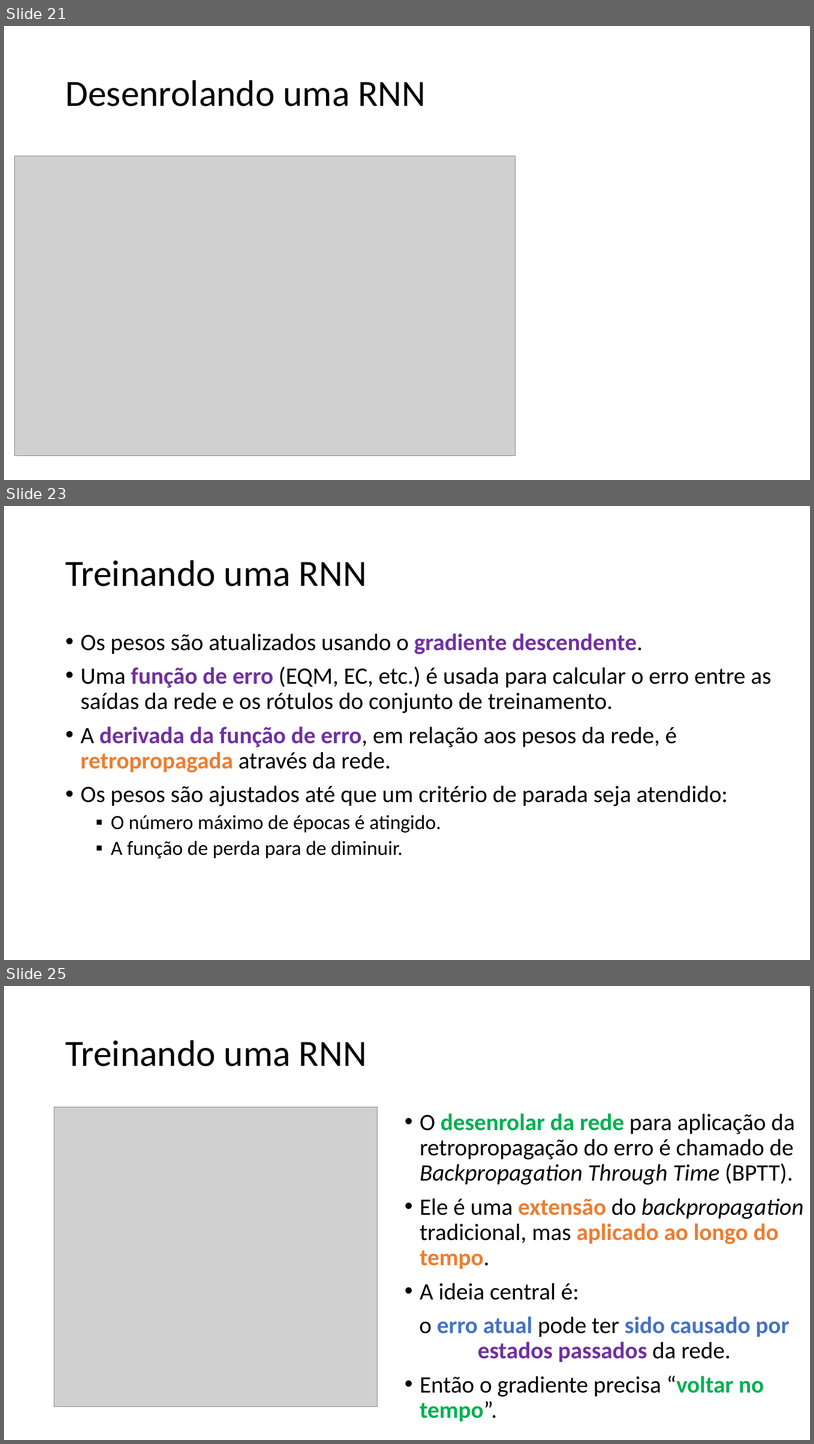
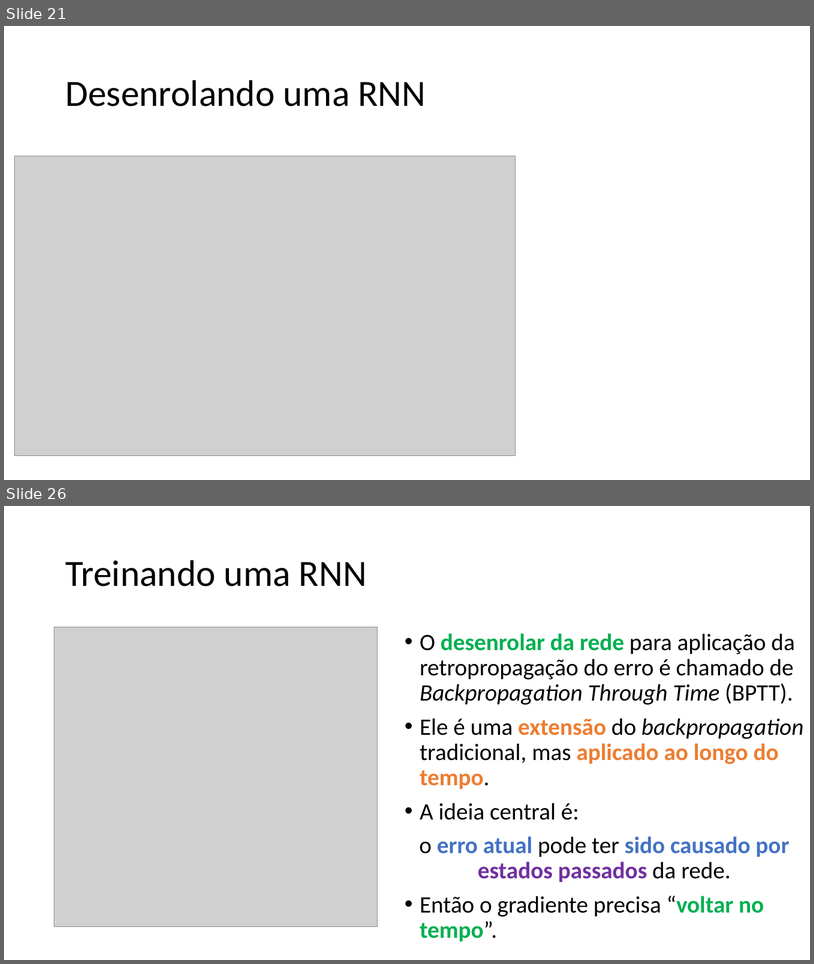
Before and after one commit to zz4fap/c24_inteligencia_artificial, a slide deck: slides/C24_RNN.pptx. Shown one above the other, each under a label of ours: slides 21, 23 and 25 before the commit, slides 21 and 26 after it; the slides between them are not shown. The pictures are 814x1444 and 814x964 pixels, drawn with LibreOffice and Linux fonts; fonts in the diff are those of the drawing; grey boxes stand for pictures. Boxes give left, top, right and bottom in pixels: in the first picture for what was removed or moved away, otherwise in the second. Text is boxed around its words. In the diff, an @@ line names an element or a change of style, - is before the commit and + after.

```diff
--- a/slides/C24_RNN.pptx
+++ b/slides/C24_RNN.pptx
@@ slide 23 removed at (x1=4, y1=506, x2=810, y2=960), background #FFFFFF @@
@@ title removed at (x1=65, y1=560, x2=367, y2=586) @@
-Treinando uma RNN
@@ text removed at (x1=81, y1=633, x2=771, y2=858) @@
-• Os pesos são atualizados usando o gradiente descendente.
-• Uma função de erro (EQM, EC, etc.) é usada para calcular o erro entre as saídas da rede e os rótulos do conjunto de treinamento.
-• A derivada da função de erro, em relação aos pesos da rede, é retropropagada através da rede.
-• Os pesos são ajustados até que um critério de parada seja atendido:
-  ▪ O número máximo de épocas é atingido.
-  ▪ A função de perda para de diminuir.
@@ what was slide 25 is now slide 26 @@
```
Also in this commit, not shown: 6 slides changed, 3 slides added.
